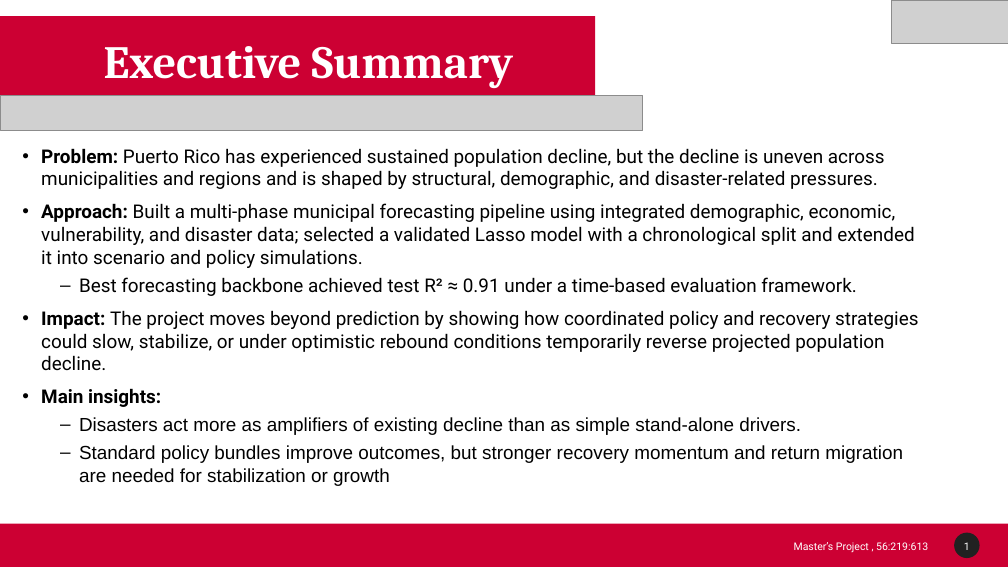
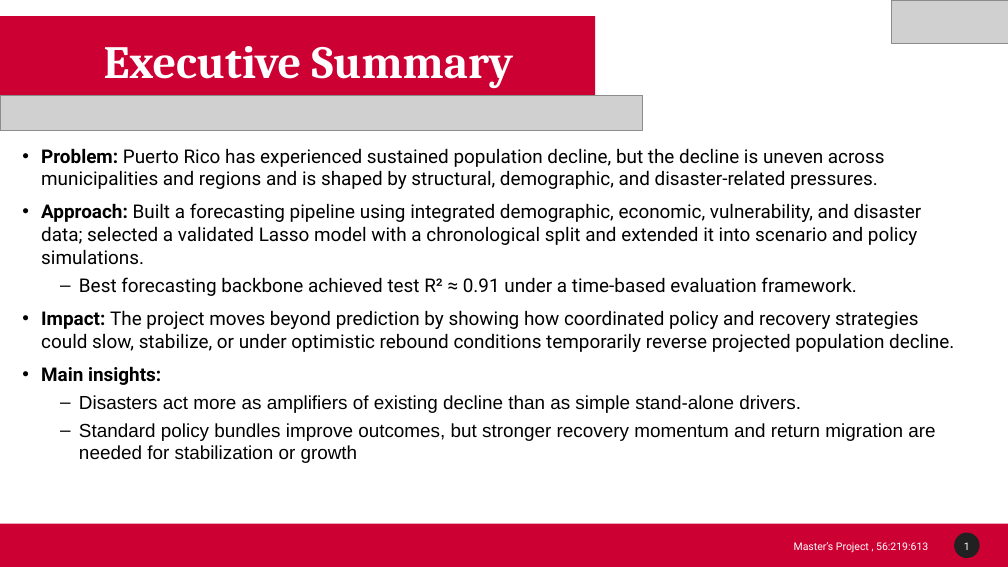
Before and after one commit to Venettov/CAPSTONE_DATA_SCIENCE_RIVERARUIZ, a slide deck: slide 2 of project_reports/Final Presentation/Final_Presentation_Riveraruiz.pptx. Drawn at 1008x567 pixels with LibreOffice and Linux fonts; fonts in the diff are those of the drawing; grey boxes stand for pictures; background and template pictures are left out. Boxes give left, top, right and bottom in pixels: in the first picture for what was removed or moved away, otherwise in the second. Text is boxed around its words. In the diff, an @@ line names an element or a change of style, - is before the commit and + after.

```diff
--- a/project_reports/Final Presentation/Final_Presentation_Riveraruiz.pptx
+++ b/project_reports/Final Presentation/Final_Presentation_Riveraruiz.pptx
@@ text at <box>41,203,922,265</box>: text changed @@
-• Approach: Built a multi-phase municipal forecasting pipeline using integrated demographic, economic, vulnerability, and disaster data; selected a validated Lasso model with a chronological split and extended it into scenario and policy simulations.
+• Approach: Built a forecasting pipeline using integrated demographic, economic, vulnerability, and disaster data; selected a validated Lasso model with a chronological split and extended it into scenario and policy simulations.
```
Also in this commit, not shown: 3 other slides changed, 1 slide removed, 6 other files.
